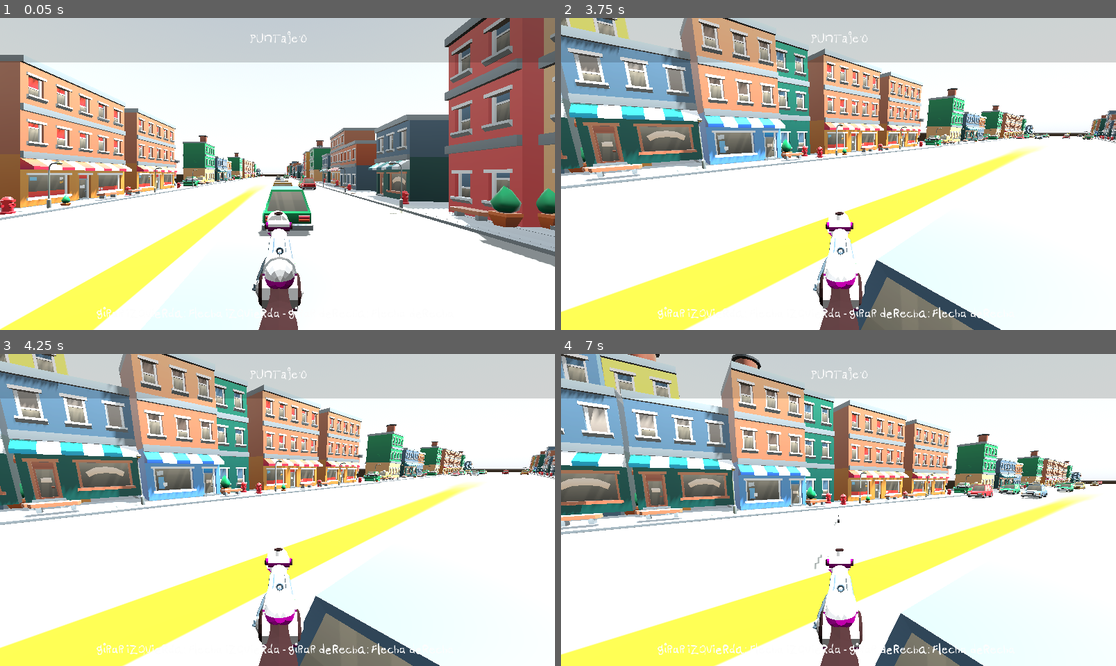
Above: before the commit, frames 1-4 (two rows, left to right).
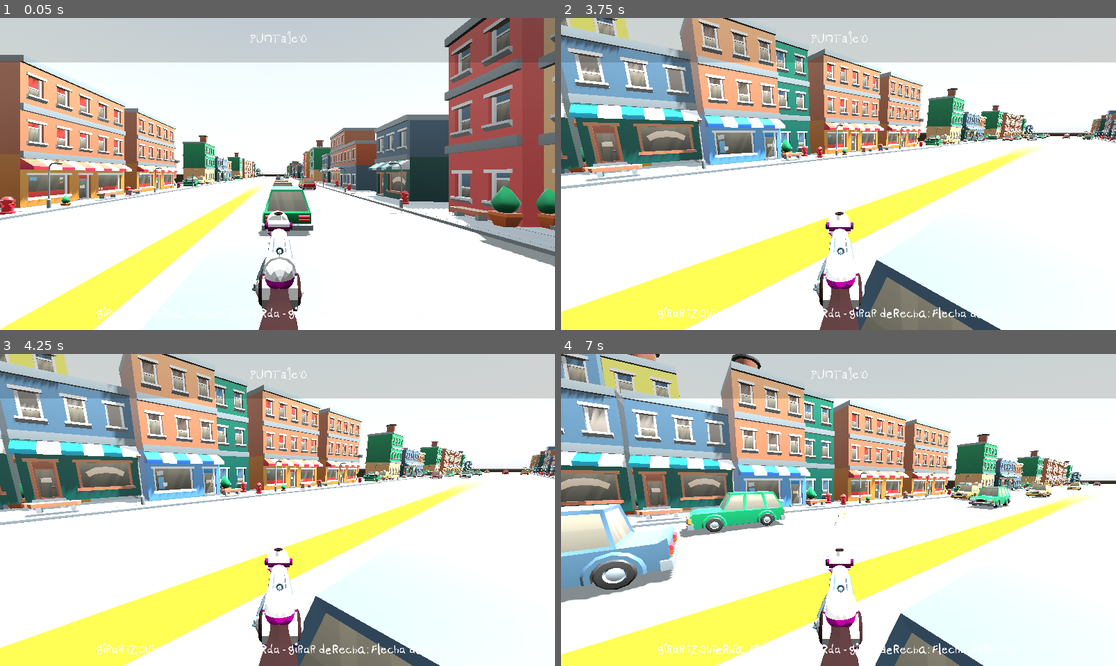
Above: after the commit, the same moments.

Repository: franciscoenriq/Panhales-en-Fuga
Game: Godot game, scene res://scenes/Volante/new_volante.tscn
The game is run twice, just before and just after one commit, with the same random seed, the same clock (stepped at 60 frames per second) and the same inputs. This scene is started directly instead of the project's main scene. A sky picture missing from this copy of the repository is replaced by a grey-blue gradient.
Inputs (mouse positions are in pixels of both pictures, inside the frame that each line leads up to):
- Up to frame 1 (0.05 s): no input
- Up to frame 2 (3.75 s): move the mouse to (960, 158) at 0.52 s; press the mouse at (960, 158) at 0.53 s; hold L (p_right) 0.53-1.28 s; tap M (p_jump) at 0.77, 1.52, 3.02 s; move the mouse to (810, 174) at 1.27 s; release the mouse at (810, 174) at 1.28 s; hold W (forward) from 1.28 s (still down); tap X (clutch) at 1.35 s; click (810, 174) at 1.55 s; tap Enter at 2, 3.5 s; move the mouse to (849, 167) at 2.02 s; hold A (gas) 2.03-2.78 s; click (849, 167) at 2.3 s; tap Space at 2.75 s; move the mouse to (832, 180) at 2.77 s; click (832, 180) at 2.85 s; move the mouse to (877, 177) at 3.52 s; hold F (test) from 3.53 s (still down)
- Up to frame 3 (4.25 s): keep holding W (forward); keep holding F (test); tap M (p_jump) at 3.77 s; click (316, 513) at 3.8 s
- Up to frame 4 (7 s): move the mouse to (794, 506) at 4.27 s; release F (test) at 4.28 s; click (794, 506) at 4.35 s; tap M (p_jump) at 4.52, 6.02, 6.77 s; tap Space at 5 s; move the mouse to (844, 510) at 5.02 s; hold X (clutch) 5.03-5.78 s; click (844, 510) at 5.3 s; move the mouse to (816, 503) at 5.77 s; release W (forward) at 5.78 s; hold L (p_right) 5.78-6.53 s; tap A (gas) at 5.85 s; click (816, 503) at 6.05 s; move the mouse to (866, 510) at 6.52 s; press the mouse at (866, 510) at 6.53 s; hold W (forward) from 6.53 s (still down)

Frame 1 is identical in both runs. In frame 2, 0.1% of the frame differs, in the area x 79-89%, y 36-40%; in frame 3, 0.2%; in frame 4, 7.3%, in the area x 0-98%, y 40-80%.

Commit message:
a

Diff:
--- a/scenes/Volante/car.gd
+++ b/scenes/Volante/car.gd
@@ -54,10 +54,10 @@
 
 	#Ahora debemos girar al auto hacia la derecha o izquierda segun corresponda mediante el volante.
 	var turn = GameController.current_turn
+	print(turn)
 	if turn:
 		velocity.x = turn*GameController.velocidad_lateral
 	else:
-
 		velocity.x = move_toward(velocity.x,0,GameController.velocidad_lateral)
 
 	#print(global_position)
--- a/scripts/car_npc.gd
+++ b/scripts/car_npc.gd
@@ -57,14 +57,14 @@
 
 
 	if not isPolice : #Si no es policia, se mueve de forma normal
-		if pista_id>0:
+		if pista_id>0: #mismo sentido
 			#velocidad relativa
-			npc_speed= (GameController.car_speed-randf_range(-0.5, 1.5)) * average_speed * 5
-			objetivo = -Vector3(0, 0, npc_speed * delta)
+			npc_speed= randf_range(-0.5, 1.5) * average_speed * 5 -GameController.car_speed
+			objetivo = -Vector3(0, 0, npc_speed * delta)  #aquí puede que vaya con un menos
 
 		else:
 			#velocidad relativa
-			npc_speed= (GameController.car_speed+randf_range(-0.3, 1.3) )* average_speed * 5
+			npc_speed= -randf_range(-0.5, 1.5) * average_speed * 5-GameController.car_speed
 
 			objetivo = Vector3(0, 0, npc_speed * delta)
 
